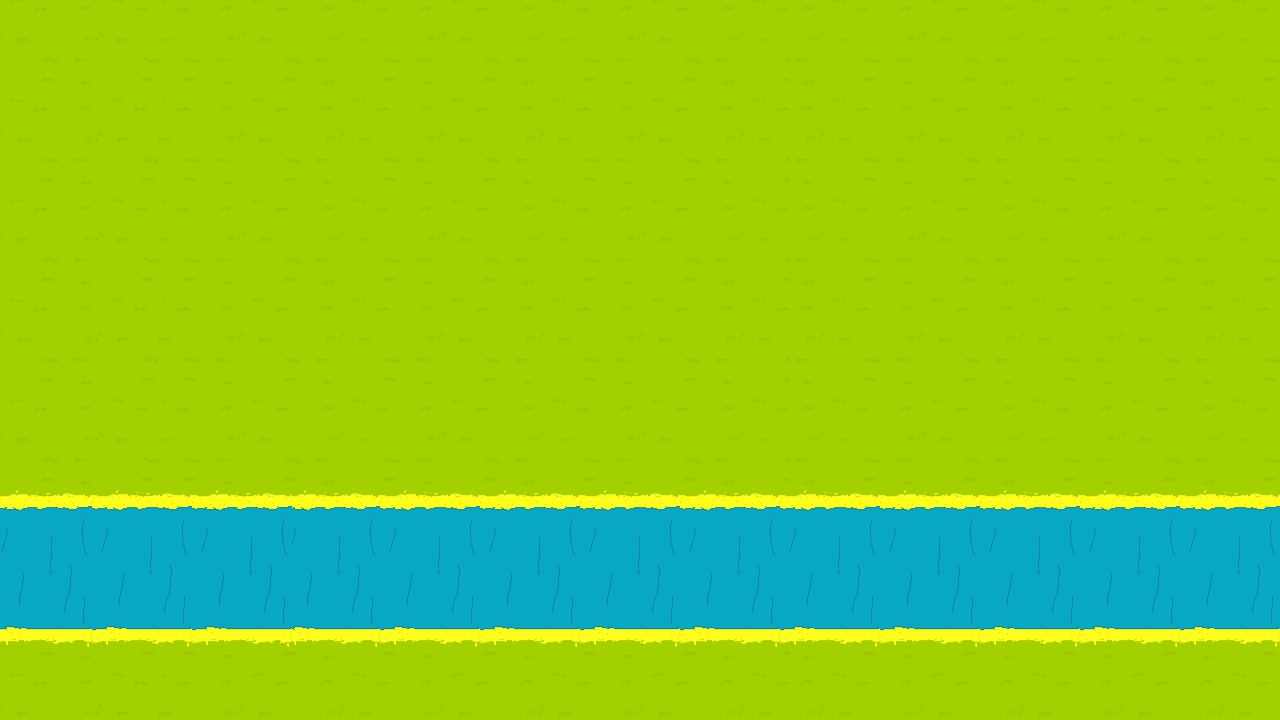
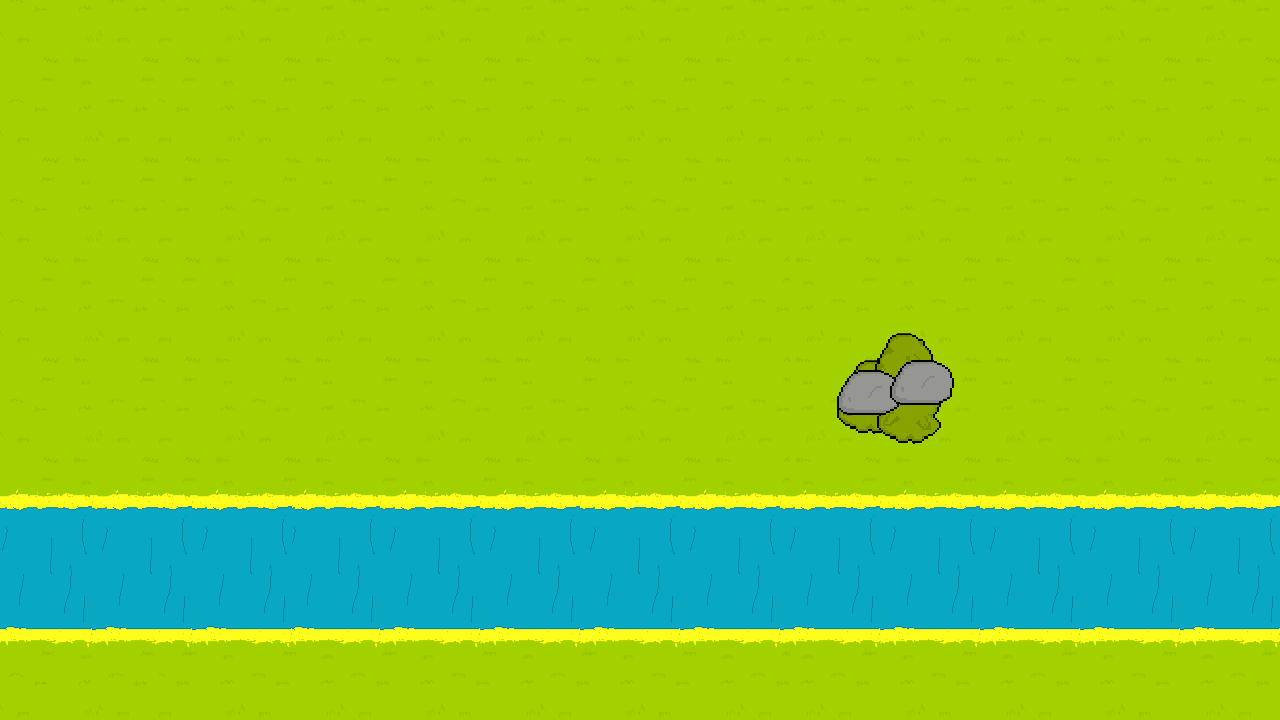
Before/after of a 1280 × 720 layered artwork. What changed in the layer stack:
added layer "Camada 6" above "Camada 5" over [890,360,954,405]
added layer "Camada 5" above "Camada 3" over [837,370,901,415]
added layer "Camada 3" above "Camada 4" over [877,370,941,444]
added layer "Camada 4" above "Camada 2" over [869,333,933,407]
added layer "Camada 2" above "RIO" over [837,360,901,434]
